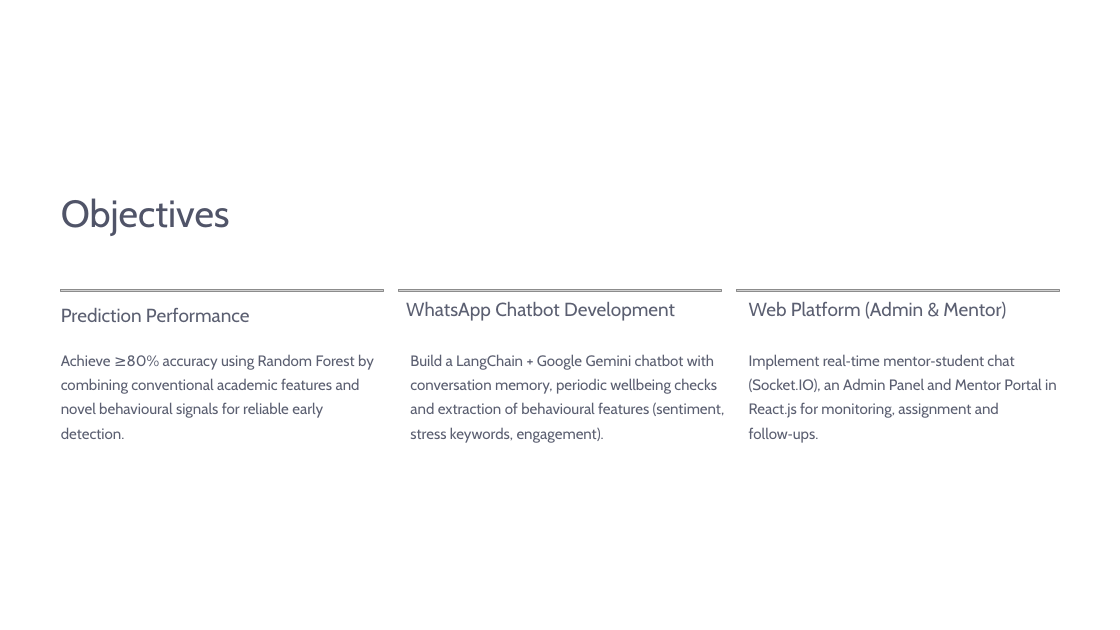
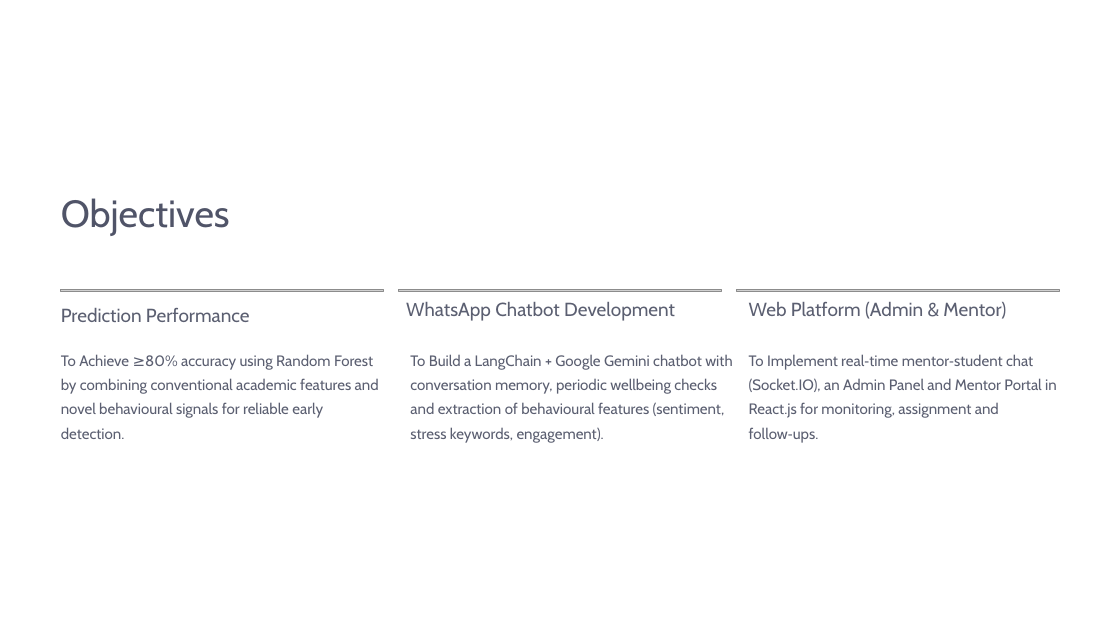
Before and after one commit to AtharvNiprul74/DropSafe, a slide deck: slide 4 of Resources/Project.pptx. Drawn at 1120x630 pixels with LibreOffice and Linux fonts; fonts in the diff are those of the drawing; grey boxes stand for pictures; background and template pictures are left out. Boxes give left, top, right and bottom in pixels: in the first picture for what was removed or moved away, otherwise in the second. Text is boxed around its words. In the diff, an @@ line names an element or a change of style, - is before the commit and + after.

Commit message:
Project ppt updated.

```diff
--- a/Resources/Project.pptx
+++ b/Resources/Project.pptx
@@ text at (61,354,379,439): text changed @@
-Achieve ≥80% accuracy using Random Forest by combining conventional academic features and novel behavioural signals for reliable early detection.
+To Achieve ≥80% accuracy using Random Forest by combining conventional academic features and novel behavioural signals for reliable early detection.
@@ text at (410,354,732,442): text changed @@
-Build a LangChain + Google Gemini chatbot with conversation memory, periodic wellbeing checks and extraction of behavioural features (sentiment, stress keywords, engagement).
+To Build a LangChain + Google Gemini chatbot with conversation memory, periodic wellbeing checks and extraction of behavioural features (sentiment, stress keywords, engagement).
@@ text at (749,354,1057,442): text changed @@
-Implement real‑time mentor‑student chat (Socket.IO), an Admin Panel and Mentor Portal in React.js for monitoring, assignment and follow‑ups.
+To Implement real‑time mentor‑student chat (Socket.IO), an Admin Panel and Mentor Portal in React.js for monitoring, assignment and follow‑ups.
```
